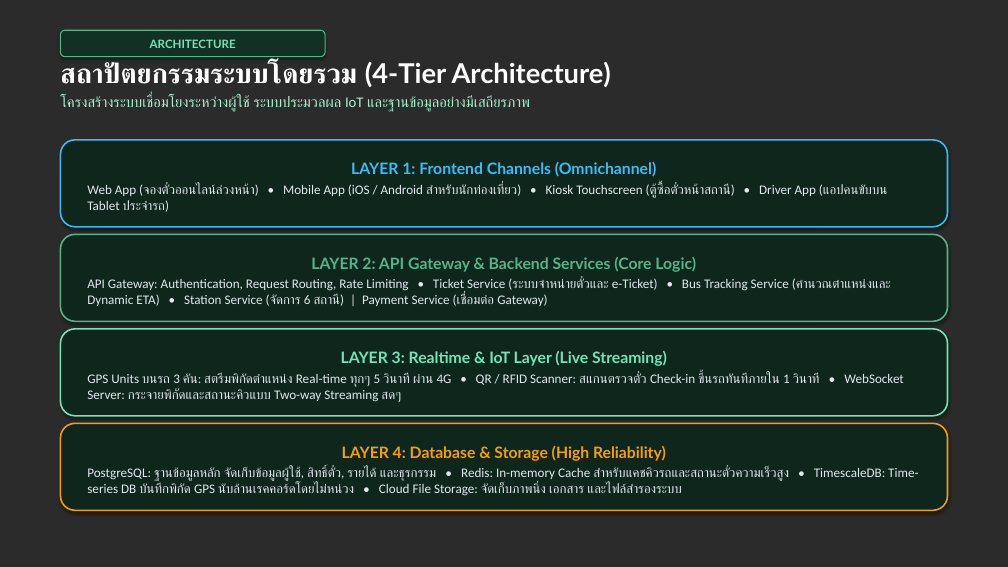
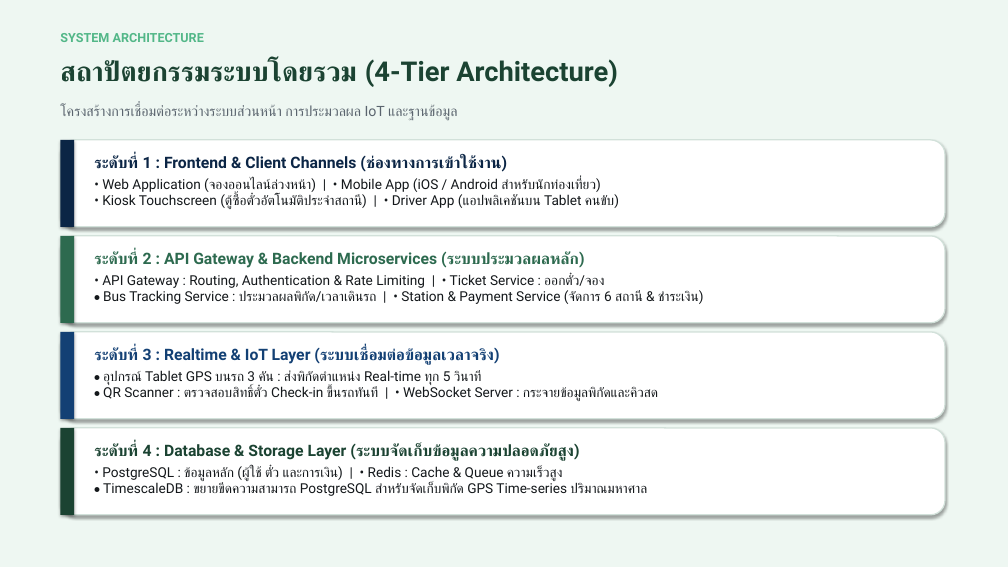
Before and after one commit to KongKwanHBD/qsbg-smart-tour-presentation, a slide deck: slide 4 of qsbg_smart_tour_presentation.pptx. Drawn at 1008x567 pixels with LibreOffice and Linux fonts; fonts in the diff are those of the drawing; background and template pictures are left out; a plain dark background stands for a picture behind light text. Boxes give left, top, right and bottom in pixels: in the first picture for what was removed or moved away, otherwise in the second. Text is boxed around its words. In the diff, an @@ line names an element or a change of style, - is before the commit and + after.

```diff
--- a/qsbg_smart_tour_presentation.pptx
+++ b/qsbg_smart_tour_presentation.pptx
@@ background picture (left out) to #EEF7F2 @@
@@ text at (x1=60, y1=59, x2=618, y2=87): text changed; size 11 to 26 pt; font Lato to Roboto; text colour #6EE7B7 to #1B4332 @@
-ARCHITECTURE
+สถาปัตยกรรมระบบโดยรวม (4-Tier Architecture)
@@ text "สถาปัตยกรรมระบบโดยรวม (4-Tier Architecture)" moved from (x1=60, y1=30, x2=325, y2=57) to (x1=60, y1=59, x2=618, y2=87) @@
@@ text "สถาปัตยกรรมระบบโดยรวม (4-Tier Architecture)" at (x1=60, y1=59, x2=618, y2=87): vertical alignment middle to top; fill #123024 to none; outline #52B788 1 pt to none; shadow off @@
@@ text added at (x1=60, y1=33, x2=204, y2=42), 12 pt, text #52B788, bold @@
+SYSTEM ARCHITECTURE
@@ text at (x1=60, y1=104, x2=457, y2=120): text changed; size 14 to 13.5 pt; font Calibri to Roboto; text colour #A7F3D0 to #5A646E @@
-สถาปัตยกรรมระบบโดยรวม (4-Tier Architecture)
-โครงสร้างระบบเชื่อมโยงระหว่างผู้ใช้ ระบบประมวลผล IoT และฐานข้อมูลอย่างมีเสถียรภาพ
+โครงสร้างการเชื่อมต่อระหว่างระบบส่วนหน้า การประมวลผล IoT และฐานข้อมูล
@@ rounded rectangle at (x1=60, y1=140, x2=945, y2=227): fill #0E261C to #FFFFFF; outline #38BDF8 1.5 pt to #D2E1DA 1.2 pt @@
@@ rectangle added at (x1=60, y1=140, x2=74, y2=227), fill #0B2545 @@
@@ text in rounded rectangle at (x1=87, y1=162, x2=887, y2=212): text removed @@
-LAYER 1: Frontend Channels (Omnichannel)
-Web App (จองตั๋วออนไลน์ล่วงหน้า) • Mobile App (iOS / Android สำหรับนักท่องเที่ยว) • Kiosk Touchscreen (ตู้ซื้อตั๋วหน้าสถานี) • Driver App (แอปคนขับบน Tablet ประจำรถ)
@@ text added at (x1=94, y1=154, x2=619, y2=209), 13 pt, text #14181B @@
+ระดับที่ 1 : Frontend & Client Channels (ช่องทางการเข้าใช้งาน)
+• Web Application (จองออนไลน์ล่วงหน้า) | • Mobile App (iOS / Android สำหรับนักท่องเที่ยว)
+• Kiosk Touchscreen (ตู้ซื้อตั๋วอัตโนมัติประจำสถานี) | • Driver App (แอปพลิเคชันบน Tablet คนขับ)
@@ rounded rectangle at (x1=60, y1=236, x2=945, y2=323): fill #0E261C to #FFFFFF; outline #52B788 1.5 pt to #D2E1DA 1.2 pt @@
@@ rectangle added at (x1=60, y1=236, x2=74, y2=323), fill #2D6A4F @@
@@ text in rounded rectangle at (x1=87, y1=257, x2=891, y2=306): text removed @@
-LAYER 2: API Gateway & Backend Services (Core Logic)
-API Gateway: Authentication, Request Routing, Rate Limiting • Ticket Service (ระบบจำหน่ายตั๋วและ e-Ticket) • Bus Tracking Service (คำนวณตำแหน่งและ Dynamic ETA) • Station Service (จัดการ 6 สถานี) | Payment Service (เชื่อมต่อ Gateway)
@@ text added at (x1=94, y1=251, x2=704, y2=304), 13 pt, text #14181B @@
+ระดับที่ 2 : API Gateway & Backend Microservices (ระบบประมวลผลหลัก)
+• API Gateway : Routing, Authentication & Rate Limiting | • Ticket Service : ออกตั๋ว/จอง
+• Bus Tracking Service : ประมวลผลพิกัด/เวลาเดินรถ | • Station & Payment Service (จัดการ 6 สถานี & ชำระเงิน)
@@ rounded rectangle added at (x1=60, y1=332, x2=945, y2=419), fill #FFFFFF, outline #D2E1DA 1.2 pt @@
@@ rectangle added at (x1=60, y1=332, x2=74, y2=419), fill #134074 @@
@@ text "ระดับที่ 3 : Realtime & ..." moved from (x1=60, y1=329, x2=948, y2=416) to (x1=94, y1=346, x2=658, y2=401) @@
@@ text "ระดับที่ 3 : Realtime & ..." at (x1=94, y1=346, x2=658, y2=401): vertical alignment middle to top; fill #0E261C to none; outline #6EE7B7 1.5 pt to none; shadow off @@
@@ text at (x1=94, y1=346, x2=658, y2=401): text changed; size 12.5 to 13 pt; font Calibri to Roboto; text colour #E2E8F0 to #14181B @@
-LAYER 3: Realtime & IoT Layer (Live Streaming)
-GPS Units บนรถ 3 คัน: สตรีมพิกัดตำแหน่ง Real-time ทุกๆ 5 วินาที ผ่าน 4G • QR / RFID Scanner: สแกนตรวจตั๋ว Check-in ขึ้นรถทันทีภายใน 1 วินาที • WebSocket Server: กระจายพิกัดและสถานะคิวแบบ Two-way Streaming สดๆ
+ระดับที่ 3 : Realtime & IoT Layer (ระบบเชื่อมต่อข้อมูลเวลาจริง)
+• อุปกรณ์ Tablet GPS บนรถ 3 คัน : ส่งพิกัดตำแหน่ง Real-time ทุก 5 วินาที
+• QR Scanner : ตรวจสอบสิทธิ์ตั๋ว Check-in ขึ้นรถทันที | • WebSocket Server : กระจายข้อมูลพิกัดและคิวสด
@@ rounded rectangle removed at (x1=60, y1=423, x2=948, y2=510) @@
-LAYER 4: Database & Storage (High Reliability)
-PostgreSQL: ฐานข้อมูลหลัก จัดเก็บข้อมูลผู้ใช้, สิทธิ์ตั๋ว, รายได้ และธุรกรรม • Redis: In-memory Cache สำหรับแคชคิวรถและสถานะตั๋วความเร็วสูง • TimescaleDB: Time-series DB บันทึกพิกัด GPS นับล้านเรคคอร์ดโดยไม่หน่วง • Cloud File Storage: จัดเก็บภาพนิ่ง เอกสาร และไฟล์สำรองระบบ
@@ rounded rectangle added at (x1=60, y1=428, x2=945, y2=515), fill #FFFFFF, outline #D2E1DA 1.2 pt @@
@@ rectangle added at (x1=60, y1=428, x2=74, y2=515), fill #1B4332 @@
@@ text added at (x1=94, y1=443, x2=647, y2=496), 13 pt, text #14181B @@
+ระดับที่ 4 : Database & Storage Layer (ระบบจัดเก็บข้อมูลความปลอดภัยสูง)
+• PostgreSQL : ข้อมูลหลัก (ผู้ใช้ ตั๋ว และการเงิน) | • Redis : Cache & Queue ความเร็วสูง
+• TimescaleDB : ขยายขีดความสามารถ PostgreSQL สำหรับจัดเก็บพิกัด GPS Time-series ปริมาณมหาศาล
```
Also in this commit, not shown: 6 other slides changed, 6 slides added, 6 slides removed, 3 other files.
